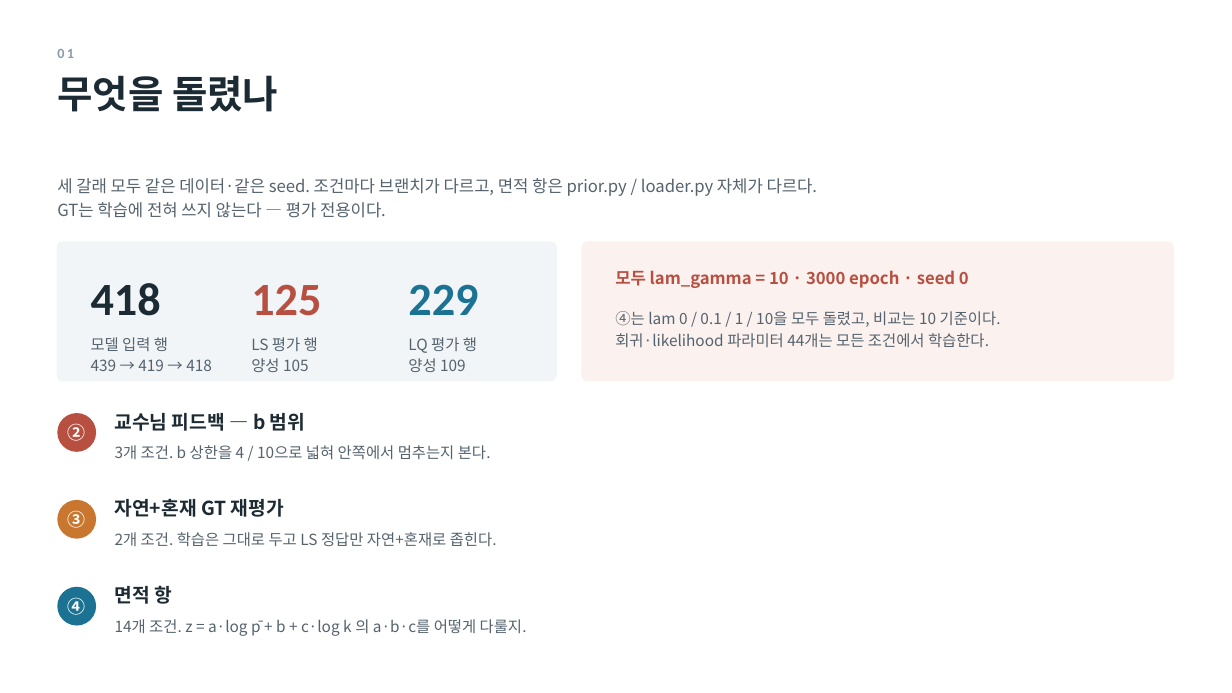
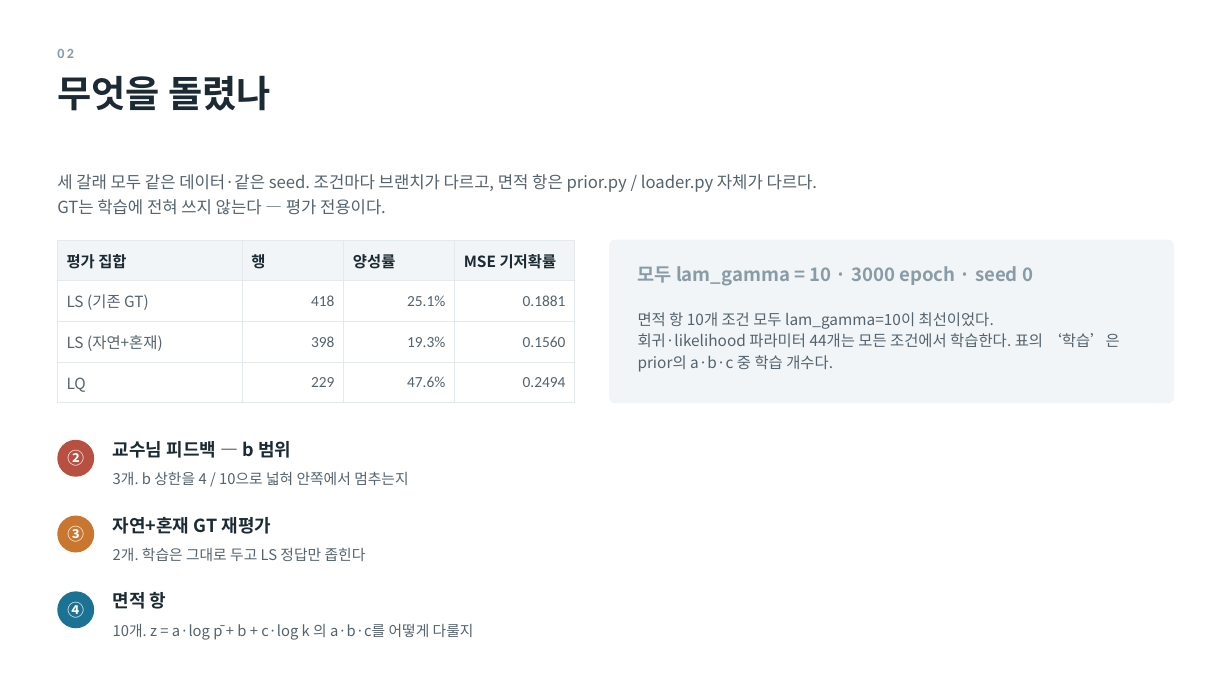
Before and after one commit to minji1217/pilotA, a slide deck: slide 4 of docs/후속실험3_발표.pptx. Drawn at 1232x693 pixels with LibreOffice and Linux fonts; fonts in the diff are those of the drawing. Boxes give left, top, right and bottom in pixels: in the first picture for what was removed or moved away, otherwise in the second. Text is boxed around its words. In the diff, an @@ line names an element or a change of style, - is before the commit and + after.

```diff
--- a/docs/후속실험3_발표.pptx
+++ b/docs/후속실험3_발표.pptx
@@ text at <box>57,49,74,58</box>: text changed @@
-01
+02
@@ text "무엇을 돌렸나" at <box>57,75,271,111</box>: size 30 to 29 pt; line spacing 36pt to 35pt @@
@@ text "세 갈래 모두 같은 데이터·같은 ...": place and size @@
-text "세 갈래 모두 같은 데이터·같은 ..." at <box>57,178,818,218</box>
+text "세 갈래 모두 같은 데이터·같은 ..." at <box>57,174,818,215</box>
@@ rounded rectangle removed at <box>57,242,556,381</box> @@
@@ table added at <box>57,240,575,396</box>, 4 rows, 4 columns @@
+평가 집합 | 행 | 양성률 | MSE 기저확률
+LS (기존 GT) | 418 | 25.1% | 0.1881
+LS (자연+혼재) | 398 | 19.3% | 0.1560
+LQ | 229 | 47.6% | 0.2494
@@ rounded rectangle: place and size @@
-rounded rectangle at <box>582,242,1174,381</box>
+rounded rectangle at <box>610,240,1174,403</box>
@@ rounded rectangle at <box>610,240,1174,403</box>: fill #FBF1EE to #F1F5F7; outline #FBF1EE 1 pt to #F1F5F7 1 pt; proportions changed @@
@@ text "모두 lam_gamma = 10 · ...": place and size @@
-text "모두 lam_gamma = 10 · ..." at <box>615,270,969,288</box>
+text "모두 lam_gamma = 10 · ..." at <box>638,266,1033,286</box>
@@ text "모두 lam_gamma = 10 · ..." at <box>638,266,1033,286</box>: size 13 to 14.5 pt, text colour #B85042 to #8A9BA8 @@
@@ text removed at <box>91,283,161,316</box> @@
-418
@@ text removed at <box>251,284,321,316</box> @@
-125
@@ text removed at <box>408,284,478,315</box> @@
-229
@@ text at <box>638,312,1120,372</box>: text changed @@
-④는 lam 0 / 0.1 / 1 / 10을 모두 돌렸고, 비교는 10 기준이다.
-회귀·likelihood 파라미터 44개는 모든 조건에서 학습한다.
+면적 항 10개 조건 모두 lam_gamma=10이 최선이었다.
+회귀·likelihood 파라미터 44개는 모든 조건에서 학습한다. 표의 ‘학습’은 prior의 a·b·c 중 학습 개수다.
@@ text removed at <box>91,337,212,371</box> @@
-모델 입력 행
-439 → 419 → 418
@@ text removed at <box>251,337,318,372</box> @@
-LS 평가 행
-양성 105
@@ text removed at <box>408,337,477,372</box> @@
-LQ 평가 행
-양성 109
@@ size 14 to 13 pt in 3 elements at <box>67,601,84,618</box>, <box>67,526,84,542</box>, <box>67,450,84,466</box> @@
@@ text "②": place and size @@
-text "②" at <box>68,423,86,441</box>
+text "②" at <box>67,450,84,466</box>
@@ ellipse: place and size @@
-ellipse at <box>57,413,96,452</box>
+ellipse at <box>57,440,94,477</box>
@@ size 15 to 14 pt in 3 elements at <box>113,592,167,609</box>, <box>113,517,272,534</box>, <box>113,441,291,458</box> @@
@@ text "교수님 피드백 — b 범위": place and size @@
-text "교수님 피드백 — b 범위" at <box>115,413,305,431</box>
+text "교수님 피드백 — b 범위" at <box>113,441,291,458</box>
@@ text at <box>113,472,408,485</box>: text changed; size 12 to 11.5 pt @@
-3개 조건. b 상한을 4 / 10으로 넓혀 안쪽에서 멈추는지 본다.
+3개. b 상한을 4 / 10으로 넓혀 안쪽에서 멈추는지
@@ text "③": place and size @@
-text "③" at <box>68,510,86,528</box>
+text "③" at <box>67,526,84,542</box>
@@ ellipse: place and size @@
-ellipse at <box>57,500,96,539</box>
+ellipse at <box>57,516,94,553</box>
@@ text "자연+혼재 GT 재평가": place and size @@
-text "자연+혼재 GT 재평가" at <box>115,498,284,517</box>
+text "자연+혼재 GT 재평가" at <box>113,517,272,534</box>
@@ text at <box>113,547,366,561</box>: text changed; size 12 to 11.5 pt @@
-2개 조건. 학습은 그대로 두고 LS 정답만 자연+혼재로 좁힌다.
+2개. 학습은 그대로 두고 LS 정답만 좁힌다
@@ ellipse: place and size @@
-ellipse at <box>57,587,96,626</box>
+ellipse at <box>57,592,94,628</box>
@@ text "면적 항": place and size @@
-text "면적 항" at <box>115,585,172,604</box>
+text "면적 항" at <box>113,592,167,609</box>
@@ text at <box>113,624,474,640</box>: text changed; size 12 to 11.5 pt @@
-14개 조건. z = a·log p̄ + b + c·log k 의 a·b·c를 어떻게 다룰지.
+10개. z = a·log p̄ + b + c·log k 의 a·b·c를 어떻게 다룰지
```
Also in this commit, not shown: 6 other slides changed, 4 slides added, 7 slides removed, 1 other file.
